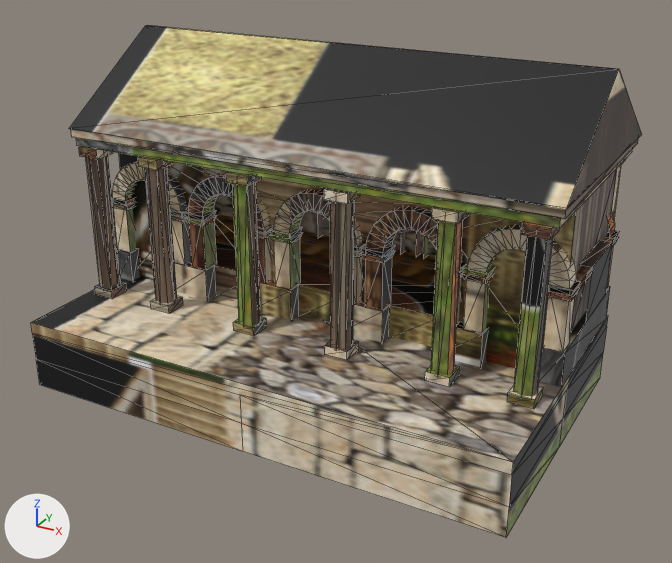
Two versions of the COLLADA model art/meshes/structural/illyrians/temple.dae, one commit apart.
Before and after are seen from a camera (50 mm lens) standing at (21.4, -37.1, 21.5) and looking at (0.8, 0.4, 2.8). Arrows for +X, +Y and +Z are at lower left; the lights stay in place. The picture after the commit comes second. Mesh edges are drawn as thin lines.

Objects in the first picture: 'temple'.
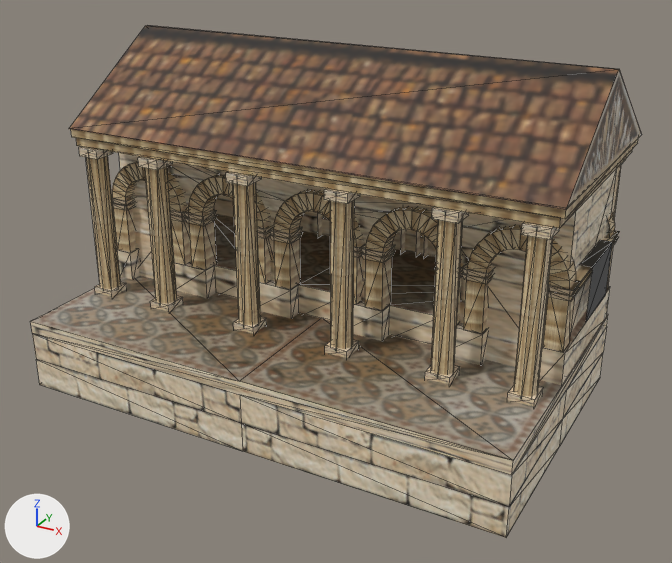
Edits to the bpy script that builds the scene:
```text
Change me_cubo_007:
    used by ob_temple; location = (0.0, 0.0, 0.0)
    remove me_cubo_007.from_pydata(...)  # 1766 vertices, 2440 faces; spans x -13.0..13.0, y -7.2..9.9, z -3.1..13.9
    add me_cubo_007.from_pydata(...)  # 1772 vertices, 2452 faces; spans x -13.0..13.0, y -7.2..9.9, z -3.1..13.9
    me_cubo_007 part 1
    8 faces are deleted
    4 vertices move within x -12.8..12.8, y -7.2..7.7, z 0.6
    6 vertices are added at (-12.8, 0.2, 0.6), (12.8, 0.3, 0.6), (0.0, 7.7, 0.6), (0.0, -7.2, 0.6), (0.0, 0.2, 0.6), (-0.5, 7.5, 2.2)
    20 new faces join them
    me_cubo_007 part 2: 2432 kept faces spanning x -13.0..13.0, y -7.2..9.9, z -3.1..13.9 get new texture (UV) coordinates
```

Boxes (x1, y1, x2, y2) around the edits, measured in the pictures (672 x 563 px):
part 1 of me_cubo_007, built on: (31, 214, 608, 475) in both
part 2 of me_cubo_007, surface changed: (32, 25, 641, 538) in both
